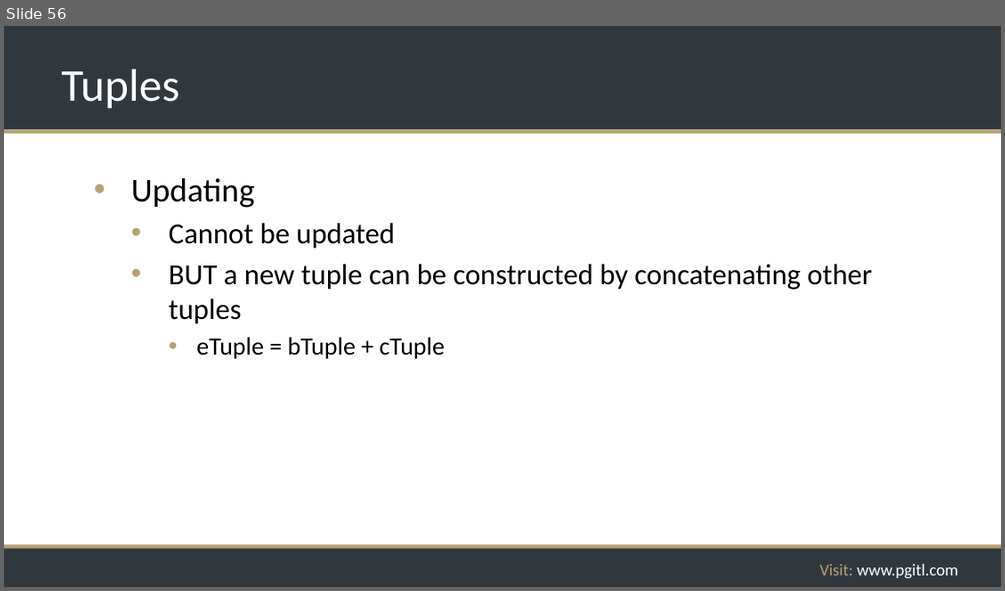
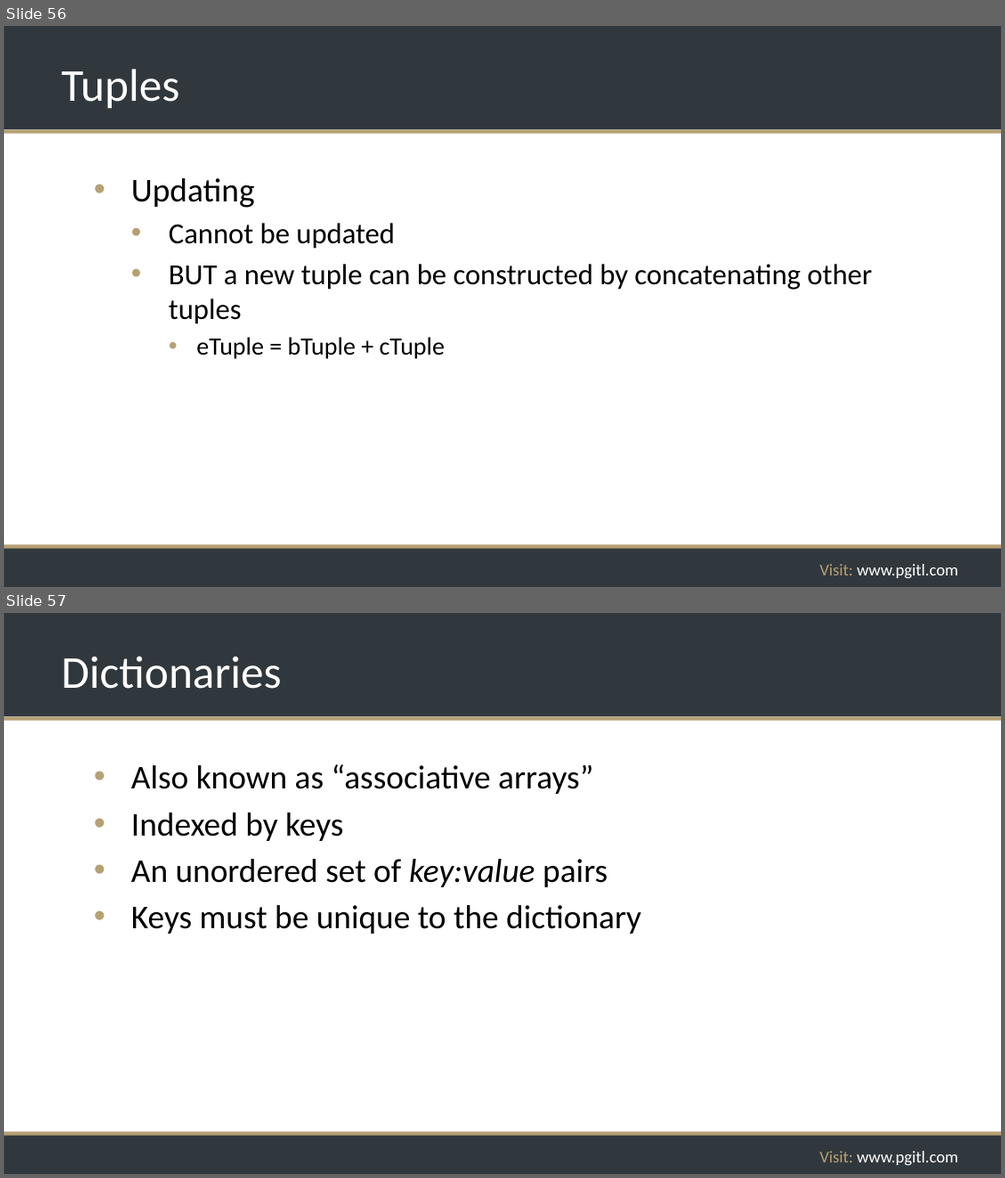
Before and after one commit to rikkouri/project-a, a slide deck: Programming Foundations.pptx. Shown one above the other, each under a label of ours: slide 56 before the commit, slides 56 and 57 after it. The pictures are 1005x591 and 1005x1178 pixels, drawn with LibreOffice and Linux fonts; fonts in the diff are those of the drawing; background and template pictures are left out. Boxes give left, top, right and bottom in pixels: in the first picture for what was removed or moved away, otherwise in the second. Text is boxed around its words. In the diff, an @@ line names an element or a change of style, - is before the commit and + after.

```diff
--- a/Programming Foundations.pptx
+++ b/Programming Foundations.pptx
@@ slide 57 added at box(4, 613, 1001, 1174), background #FFFFFF; not listed: 5 template elements that a slide beside it also shows @@
@@ title added at box(61, 656, 281, 689), 44 pt, text #FFFFFF @@
+Dictionaries
@@ text added at box(131, 764, 641, 933), 32 pt, text #000000 @@
+• Also known as “associative arrays”
+• Indexed by keys
+• An unordered set of key:value pairs
+• Keys must be unique to the dictionary
```
Also in this commit, not shown: 2 other slides added.
